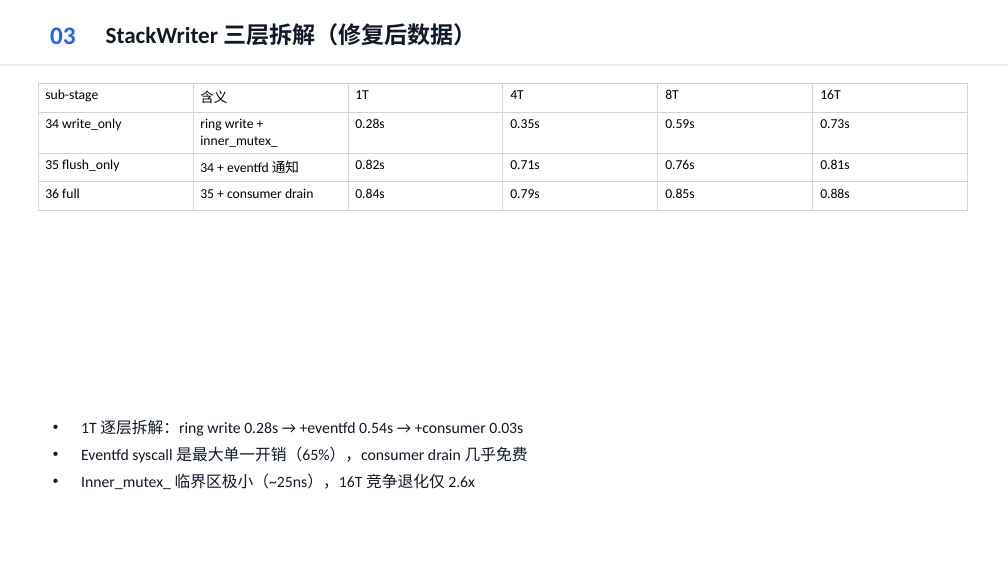
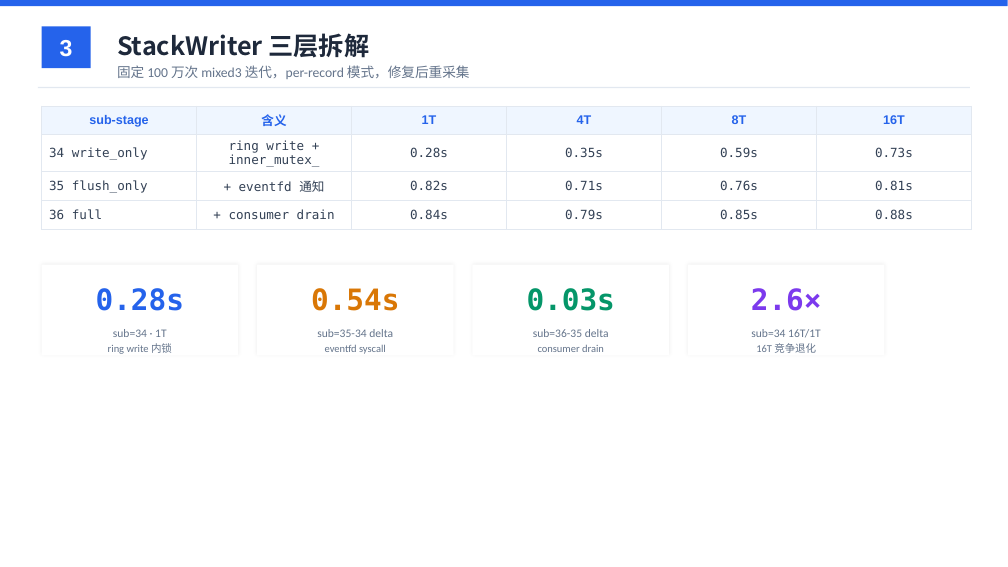
Before and after one commit to YiChiChen1106/Nativehook_linux_planb, a slide deck: slide 3 of presentation/native_hook_progress_2026-06-11.pptx. Drawn at 1008x567 pixels with LibreOffice and Linux fonts; fonts in the diff are those of the drawing. Boxes give left, top, right and bottom in pixels: in the first picture for what was removed or moved away, otherwise in the second. Text is boxed around its words. In the diff, an @@ line names an element or a change of style, - is before the commit and + after.

```diff
--- a/presentation/native_hook_progress_2026-06-11.pptx
+++ b/presentation/native_hook_progress_2026-06-11.pptx
@@ rectangle added at (0,0,1008,6), fill #2563EB @@
@@ rectangle added at (42,26,91,68), fill #2563EB @@
@@ text removed at (50,27,76,44) @@
-03
@@ text added at (60,40,73,57), 22 pt, text #FFFFFF, bold @@
+3
@@ text at (117,33,370,58): text changed; size 22 to 24 pt; font Calibri to Noto Sans CJK SC; text colour #111827 to #1E293B @@
-StackWriter 三层拆解（修复后数据）
+StackWriter 三层拆解
@@ rectangle: place and size @@
-rectangle at (0,64,1008,66)
+rectangle at (38,87,970,88)
@@ rectangle at (38,87,970,88): fill #E5E7EB to #E2E8F0 @@
@@ text added at (117,65,470,79), 13 pt, text #64748B @@
+固定 100 万次 mixed3 迭代，per-record 模式，修复后重采集
@@ table at (42,106,972,223) @@
-row 3, column 2: 34 + eventfd 通知
+row 3, column 2: + eventfd 通知
-row 4, column 2: 35 + consumer drain
+row 4, column 2: + consumer drain
@@ fill none to #EFF6FF in row 1 @@
@@ fill none to #FFFFFF in 18 cells @@
@@ size 13 to 12 pt in "sub-stage", "含义", "1T", "4T" and 18 more places @@
@@ font Calibri to Arial, text colour #000000 to #2563EB, bold on in "sub-stage", "含义", "1T", "4T" and 2 more places @@
@@ font Calibri to DejaVu Sans Mono, text colour #000000 to #334155 in "34 write_only", "ring write + inner_mutex_", "0.28s", "0.35s" and 12 more places @@
@@ alignment left to centre @@
@@ borders changed @@
@@ table: place and size @@
-table at (38,83,968,202)
+table at (42,106,972,223)
@@ rectangle added at (42,265,238,355), fill #FFFFFF @@
@@ rectangle added at (257,265,454,355), fill #FFFFFF @@
@@ rectangle added at (473,265,669,355), fill #FFFFFF @@
@@ rectangle added at (688,265,885,355), fill #FFFFFF @@
@@ text added at (96,288,184,311), 28 pt, text #2563EB, bold @@
+0.28s
@@ text added at (311,288,399,311), 28 pt, text #D97706, bold @@
+0.54s
@@ text added at (527,288,615,311), 28 pt, text #059669, bold @@
+0.03s
@@ text added at (751,288,822,311), 28 pt, text #7C3AED, bold @@
+2.6×
@@ text added at (113,329,167,337), 11 pt, text #64748B @@
+sub=34 · 1T
@@ text added at (317,329,393,337), 11 pt, text #64748B @@
+sub=35-34 delta
@@ text added at (533,329,609,337), 11 pt, text #64748B @@
+sub=36-35 delta
@@ text added at (751,329,821,338), 11 pt, text #64748B @@
+sub=34 16T/1T
@@ text added at (108,343,172,354), 10 pt, text #64748B @@
+ring write 内锁
@@ text added at (325,344,386,354), 10 pt, text #64748B @@
+eventfd syscall
@@ text added at (538,345,604,352), 10 pt, text #64748B @@
+consumer drain
@@ text added at (756,343,816,353), 10 pt, text #64748B @@
+16T 竞争退化
@@ text removed at (81,420,528,489) @@
-• 1T 逐层拆解：ring write 0.28s → +eventfd 0.54s → +consumer 0.03s
-• Eventfd syscall 是最大单一开销（65%），consumer drain 几乎免费
-• Inner_mutex_ 临界区极小（~25ns），16T 竞争退化仅 2.6x
```
Also in this commit, not shown: 11 other slides changed, 2 other files.
